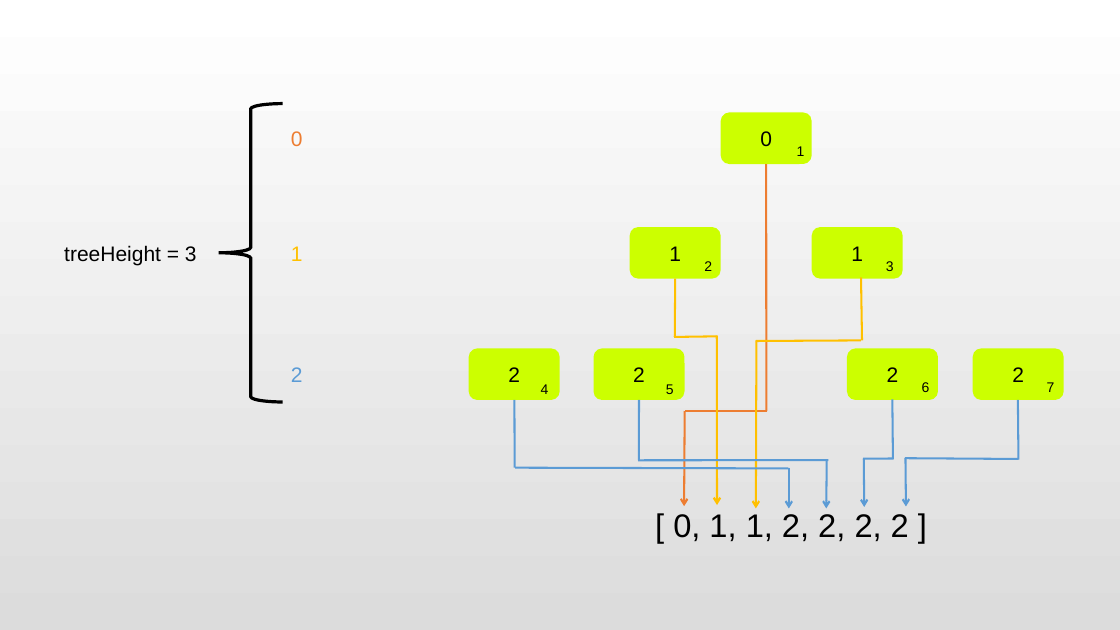
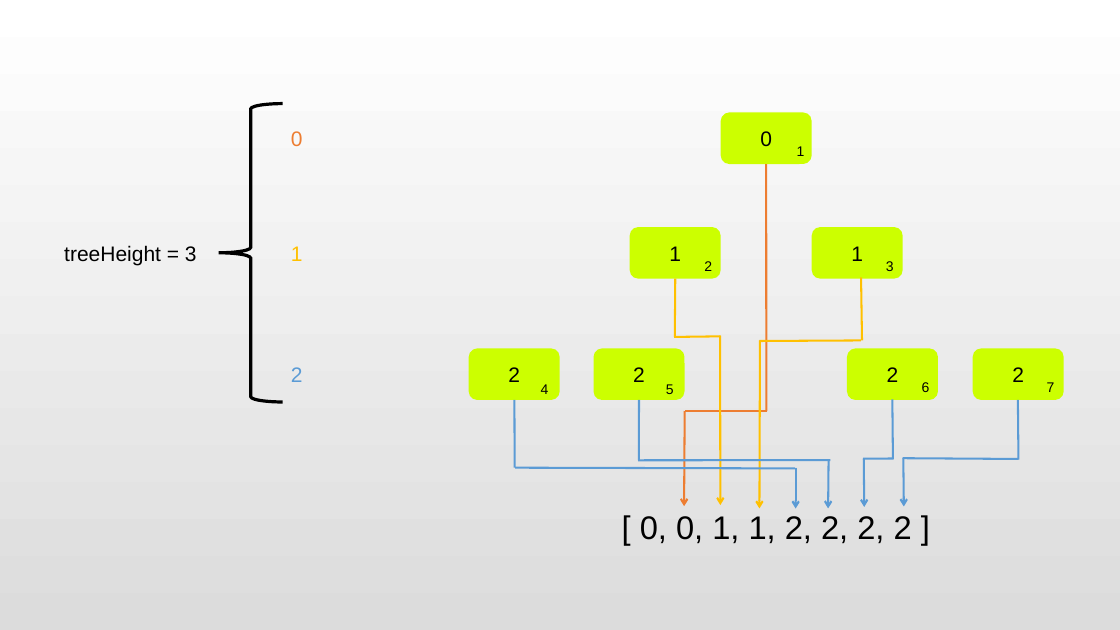
Before and after one commit to zhixiangyuan/zhixiangyuan.github.io, a slide deck: slide 1 of hub/2020/January/49.pptx (slide 2 before the commit). Drawn at 1120x630 pixels with LibreOffice and Linux fonts; fonts in the diff are those of the drawing. Boxes give left, top, right and bottom in pixels: in the first picture for what was removed or moved away, otherwise in the second. Text is boxed around its words. In the diff, an @@ line names an element or a change of style, - is before the commit and + after.

```diff
--- a/hub/2020/January/49.pptx
+++ b/hub/2020/January/49.pptx
@@ line moved from (675, 337) - (718, 336) to (675, 337) - (721, 336) @@
@@ line moved from (861, 340) - (756, 341) to (861, 340) - (760, 341) @@
@@ line moved from (515, 468) - (789, 469) to (515, 468) - (796, 469) @@
@@ 3 arrows: place and size @@
-3 arrows at [717, 336, 789, 508]
+3 arrows at [720, 336, 796, 508]
@@ text at [640, 516, 912, 543]: text changed @@
-[ 0, 1, 1, 2, 2, 2, 2 ]
+[ 0, 0, 1, 1, 2, 2, 2, 2 ]
```
Also in this commit, not shown: 1 slide removed, 7 other files.
